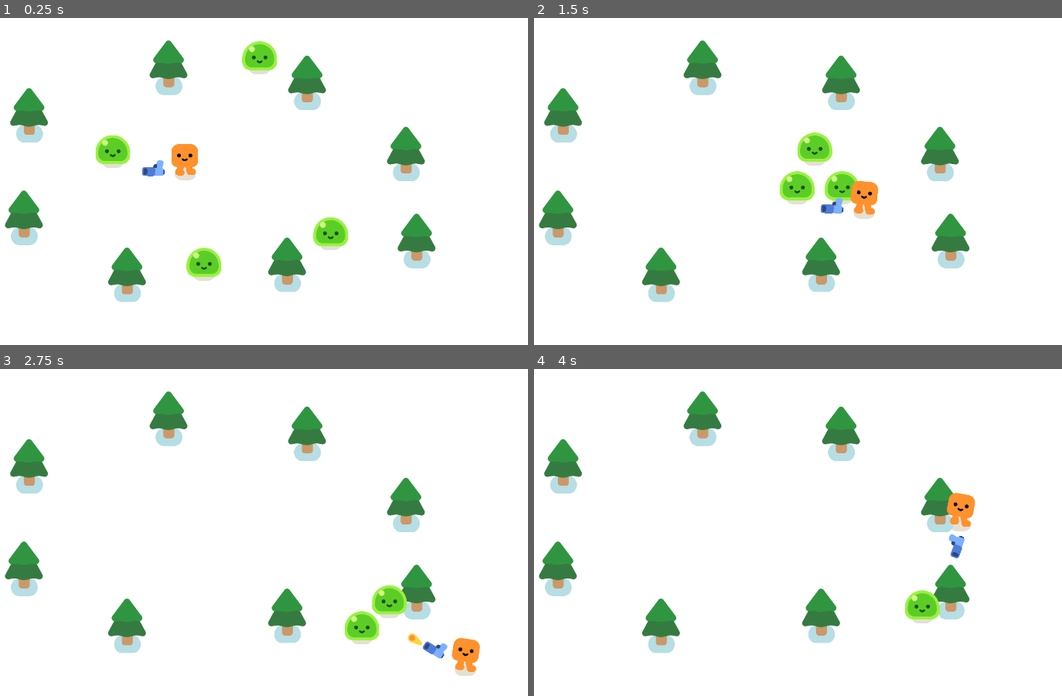
Above: before the commit, frames 1-4 (two rows, left to right).
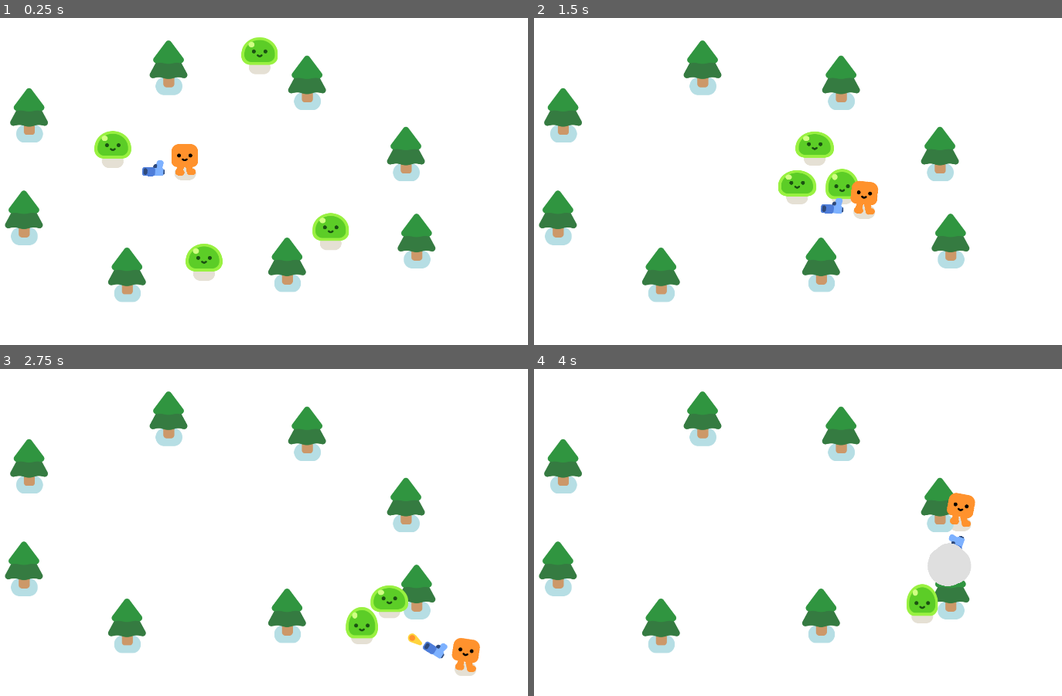
Above: after the commit, the same moments.

Repository: Q8T7/Vampire-survivor
Game: Godot game, scene res://survivors_game.tscn
The game is run twice, just before and just after one commit, with the same random seed, the same clock (stepped at 60 frames per second) and the same inputs.
Inputs:
- Up to frame 1 (0.25 s): no input
- Up to frame 2 (1.5 s): hold D (move_right) 0.53-1.28 s; hold S (move_down) from 1.28 s (still down)
- Up to frame 3 (2.75 s): release S (move_down) at 2.03 s; hold D (move_right) from 2.03 s (still down)
- Up to frame 4 (4 s): release D (move_right) at 2.78 s; hold W (move_up) 2.78-3.53 s; hold A (move_left) from 3.53 s (still down)

The runs differ from the first frame. In frame 1, 1.6% of the frame differs, in the area x 17-67%, y 5-80%; in frame 2, 0.8%; in frame 3, 0.5%; in frame 4, 1.2%.

Commit message:
adding hurt animations to the mob

Diff:
--- a/mob.gd
+++ b/mob.gd
@@ -3,6 +3,10 @@
 var health = 3
 
 @onready var player = get_node("/root/Game/Player")
+
+
+func _ready():
+	%Slime.play_walk()
 
 
 func _physics_process(delta):
@@ -13,6 +17,12 @@
 
 func take_damage():
 	health -= 1
+	%Slime.play_hurt()
 
 	if health == 0:
 		queue_free()
+
+		const SMOKE_SCENE = preload("res://smoke_explosion/smoke_explosion.tscn")
+		var smoke = SMOKE_SCENE.instantiate()
+		get_parent().add_child(smoke)
+		smoke.global_position = global_position
--- a/mob.tscn
+++ b/mob.tscn
@@ -12,6 +12,7 @@
 script = ExtResource("1_r0a4y")
 
 [node name="Slime" parent="." instance=ExtResource("1_0hyox")]
+unique_name_in_owner = true
 
 [node name="CollisionShape2D" type="CollisionShape2D" parent="."]
 position = Vector2(0, -28)
